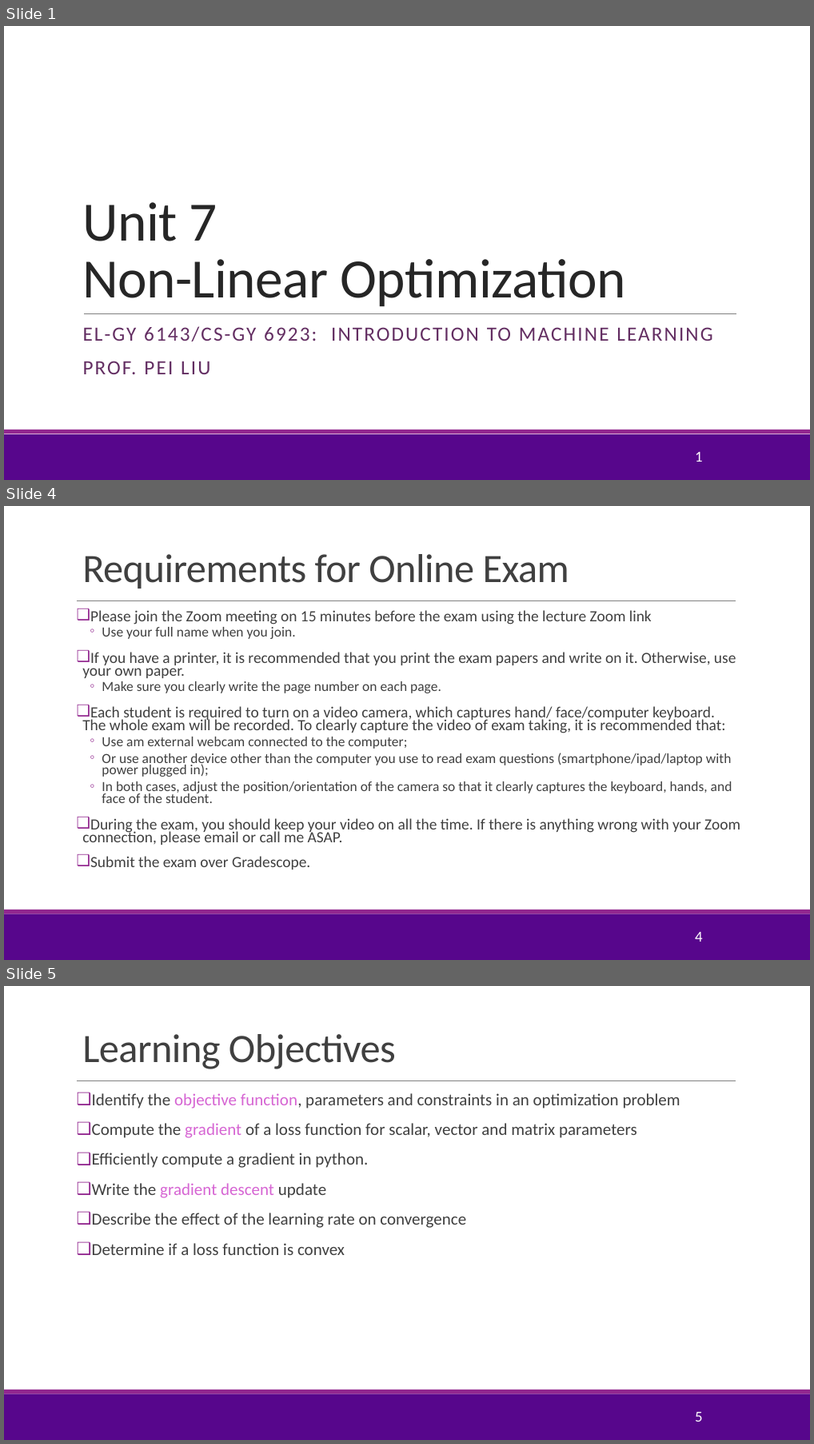
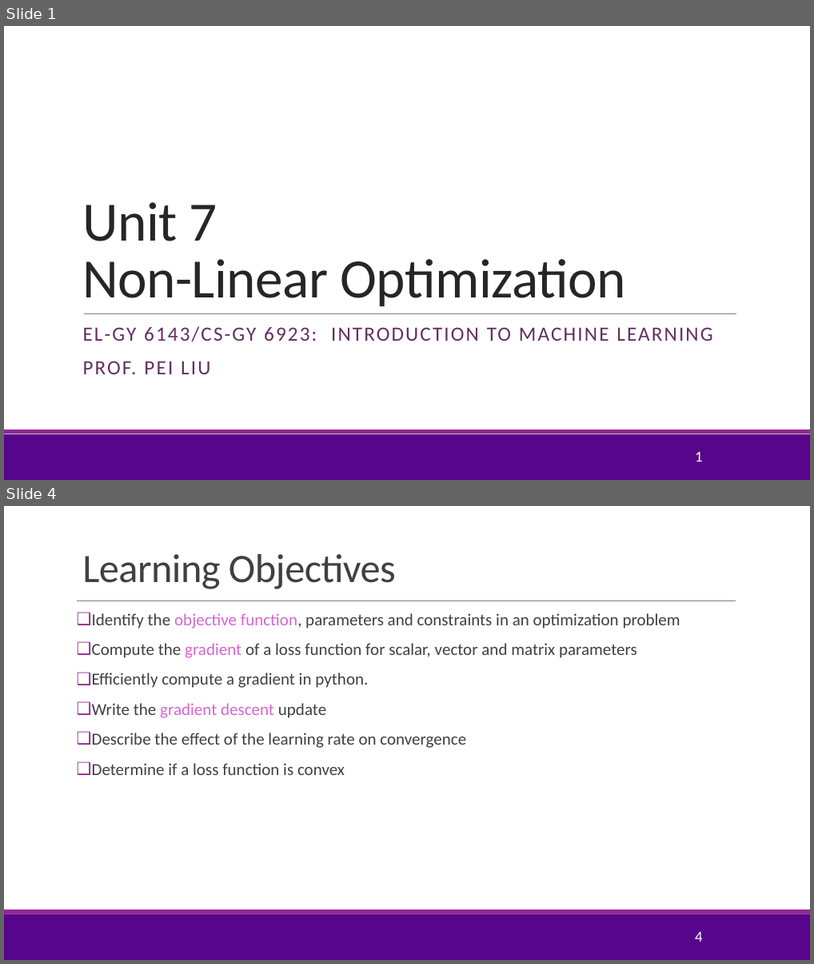
Before and after one commit to pliugithub/MachineLearning, a slide deck: lectures/Lect07_Optim.pptx. Shown one above the other, each under a label of ours: slides 1, 4 and 5 before the commit, slides 1 and 4 after it; the slides between them are not shown. The pictures are 814x1444 and 814x964 pixels, drawn with LibreOffice and Linux fonts; fonts in the diff are those of the drawing; background and template pictures are left out. Boxes give left, top, right and bottom in pixels: in the first picture for what was removed or moved away, otherwise in the second. Text is boxed around its words. In the diff, an @@ line names an element or a change of style, - is before the commit and + after.

```diff
--- a/lectures/Lect07_Optim.pptx
+++ b/lectures/Lect07_Optim.pptx
@@ slide 4 removed at [4,506,810,960], background #FFFFFF; not listed: 3 template elements that a slide beside it also shows @@
@@ title removed at [82,554,570,588] @@
-Requirements for Online Exam
@@ text removed at [82,610,741,869] @@
-❑ Please join the Zoom meeting on 15 minutes before the exam using the lecture Zoom link
-  ◦ Use your full name when you join.
-❑ If you have a printer, it is recommended that you print the exam papers and write on it. Otherwise, use your own paper.
-  ◦ Make sure you clearly write the page number on each page.
-❑ Each student is required to turn on a video camera, which captures hand/ face/computer keyboard. The whole exam will be recorded. To clearly capture the video of exam taking, it is recommended that:
-  ◦ Use am external webcam connected to the computer;
-  ◦ Or use another device other than the computer you use to read exam questions (smartphone/ipad/laptop with power plugged in);
-  ◦ In both cases, adjust the position/orientation of the camera so that it clearly captures the keyboard, hands, and face of the student.
-❑ During the exam, you should keep your video on all the time. If there is anything wrong with your Zoom connection, please email or call me ASAP.
-❑ Submit the exam over Gradescope.
@@ page number removed at [695,932,703,941] @@
-4
@@ what was slide 5 is now slide 4 @@
@@ page number at [695,932,703,941]: text changed @@
-5
+4
```
Also in this commit, not shown: 2 slides changed, 1 other file.
